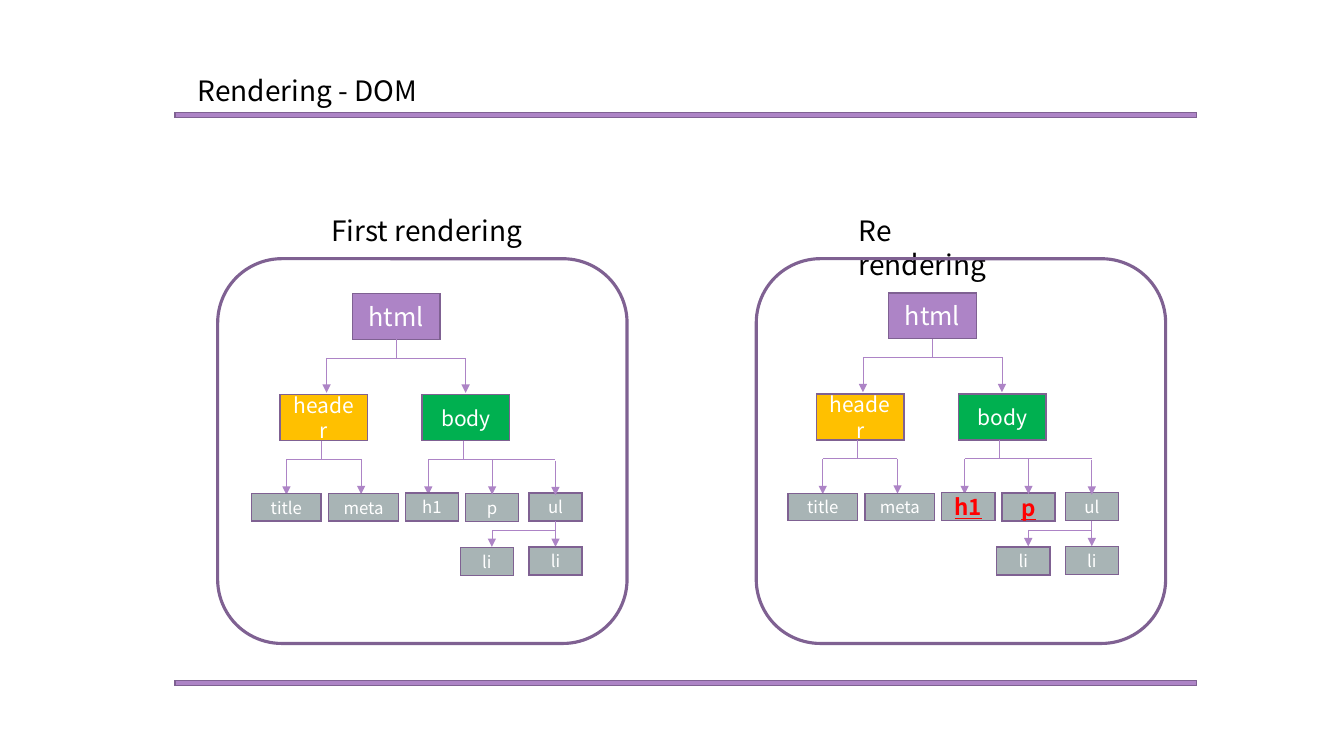
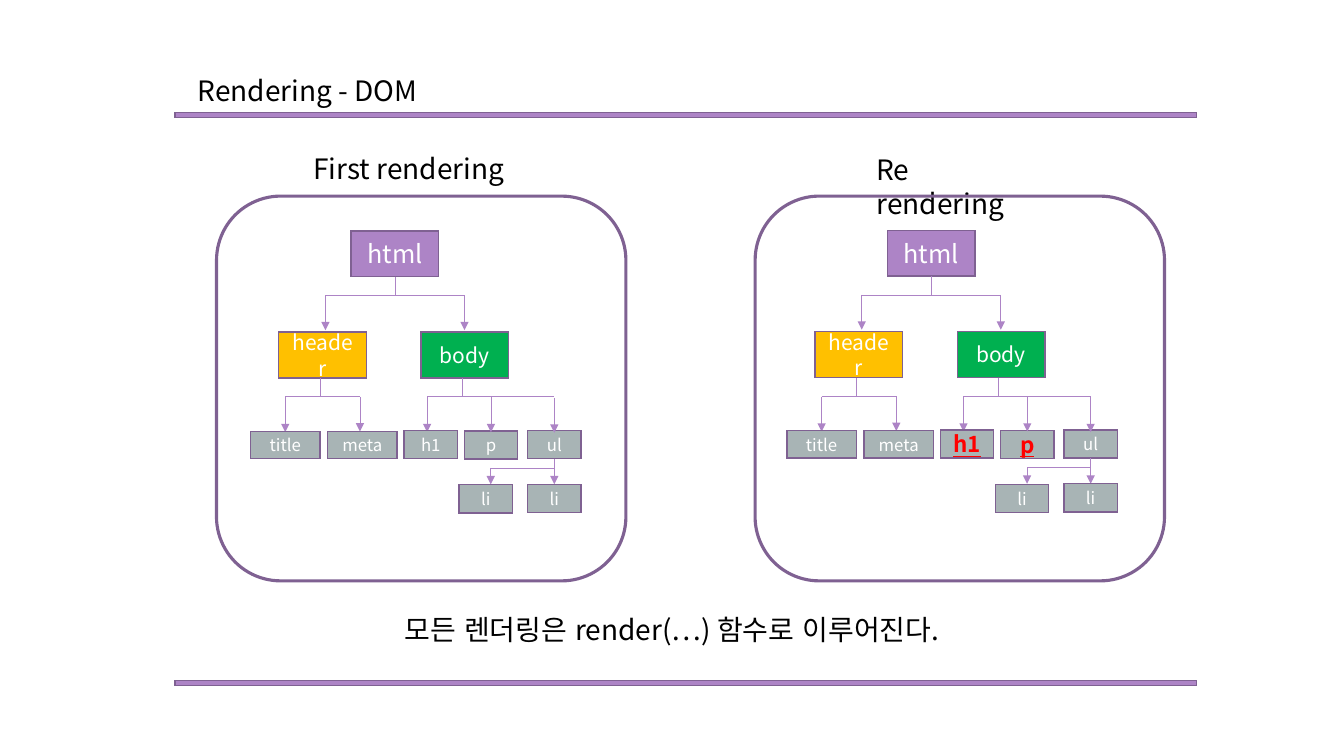
Before and after one commit to Mikusnuz/MyPractice, a slide deck: slide 6 of Study/6. React.pptx. Drawn at 1344x756 pixels with LibreOffice and Linux fonts; fonts in the diff are those of the drawing. Boxes give left, top, right and bottom in pixels: in the first picture for what was removed or moved away, otherwise in the second. Text is boxed around its words. In the diff, an @@ line names an element or a change of style, - is before the commit and + after.

```diff
--- a/Study/6. React.pptx
+++ b/Study/6. React.pptx
@@ text "First rendering": place and size @@
-text "First rendering" at bbox=[331, 218, 522, 248]
+text "First rendering" at bbox=[313, 156, 505, 186]
@@ text "Re rendering": place and size @@
-text "Re rendering" at bbox=[859, 220, 987, 282]
+text "Re rendering" at bbox=[876, 159, 1004, 221]
@@ 13 rectangles, 3 arrows, 2 rounded rectangles, 2 lines: place and size @@
-13 rectangles, 3 arrows, 2 rounded rectangles, 2 lines at bbox=[218, 259, 1166, 644]
+13 rectangles, 3 arrows, 2 rounded rectangles, 2 lines at bbox=[217, 197, 1165, 582]
@@ 15 arrows, 12 lines, 7 rectangles: place and size @@
-15 arrows, 12 lines, 7 rectangles at bbox=[280, 293, 1119, 576]
+15 arrows, 12 lines, 7 rectangles at bbox=[279, 230, 1118, 512]
@@ text added at bbox=[405, 616, 939, 646], 20 pt, text #000000 @@
+모든 렌더링은 render(…) 함수로 이루어진다.
```
Also in this commit, not shown: 3 other slides changed, 7 slides added, 1 slide removed, 5 other files.
